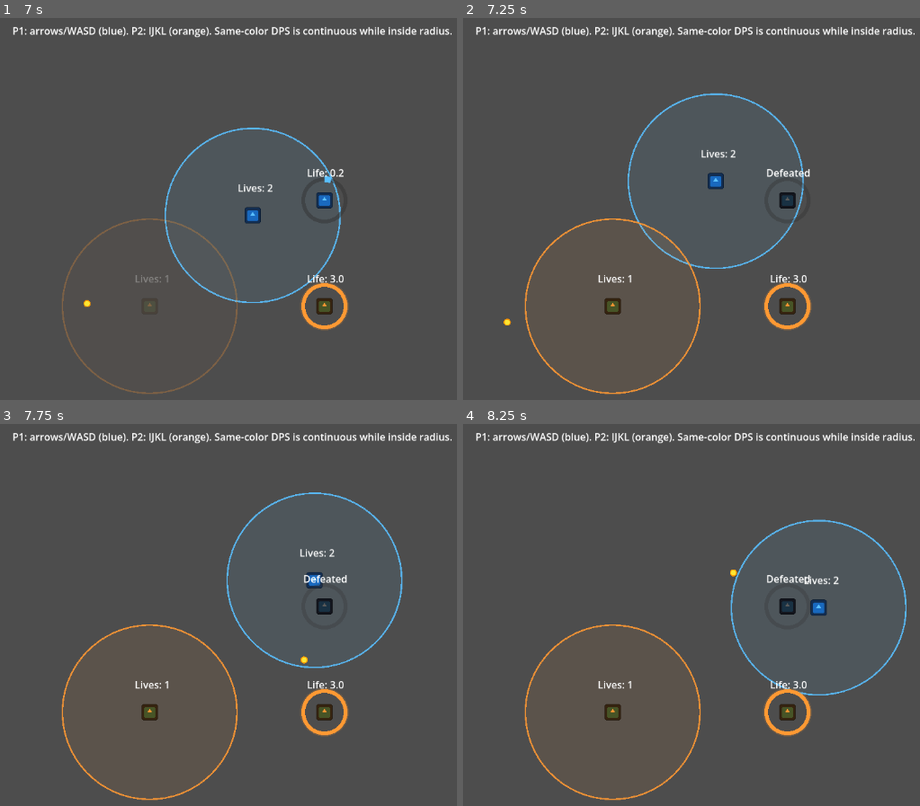
Above: before the commit, frames 1-4 (two rows, left to right).
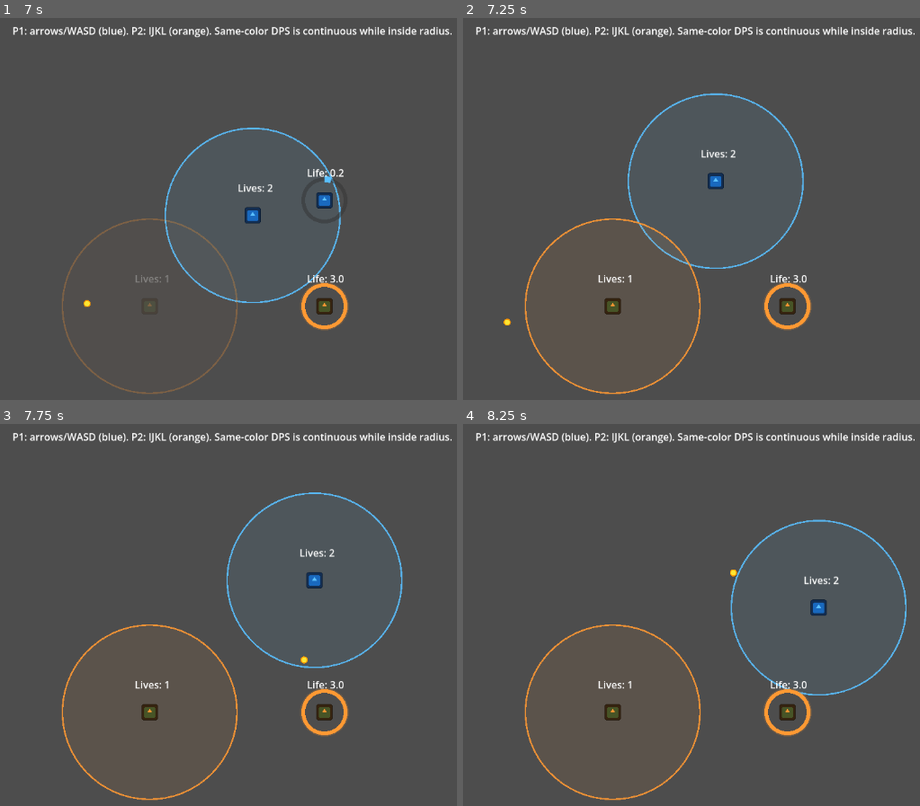
Above: after the commit, the same moments.

Repository: AgustinRamiroDiaz/just-metal-shapes
Game: Godot game, scene res://main_level.tscn
Same seed, same stepped clock (60 frames per second), same inputs: the game is played once before the commit and once after it. The engine's default icon, where the game draws it, is replaced by a stand-in: a white triangle on a blue panel in a dark square.
Inputs:
- Up to frame 1 (7 s): tap Enter at 0.5 s; hold Right (ui_right) 0.53-1.28 s; hold Down (ui_down) 1.28-2.03 s; hold Right (ui_right) 2.03-2.78 s; hold Up (ui_up) 2.78-3.53 s; hold Left (ui_left) 3.53-5.03 s; hold Down (ui_down) 5.03-5.78 s; hold Right (ui_right) 5.78-6.53 s; hold Up (ui_up) from 6.53 s (still down)
- Up to frame 2 (7.25 s): keep holding Up (ui_up)
- Up to frame 3 (7.75 s): release Up (ui_up) at 7.28 s; hold Right (ui_right) from 7.28 s (still down)
- Up to frame 4 (8.25 s): release Right (ui_right) at 8.03 s; hold Down (ui_down) from 8.03 s (still down)

Frame 1 is identical in both runs. In frame 2, 0.3% of the frame differs, in the area x 66-76%, y 39-54%; in frame 3, 0.3%; in frame 4, 0.3%.

Commit message:
minor fixes

Diff:
--- a/scripts/enemy.gd
+++ b/scripts/enemy.gd
@@ -14,6 +14,4 @@
 
 
 func _on_died() -> void:
-	sprite.modulate = Color(0.35, 0.35, 0.35, 1.0)
-	health._life_label.text = "Defeated"
-	shooter.set_process(false)
+	queue_free()
--- a/scripts/projectile.gd
+++ b/scripts/projectile.gd
@@ -7,6 +7,9 @@
 
 func _ready() -> void:
 	body_entered.connect(_on_body_entered)
+	var notifier := VisibleOnScreenNotifier2D.new()
+	notifier.screen_exited.connect(queue_free)
+	add_child(notifier)
 	queue_redraw()
 
 
Not shown, changed: TODO.md
